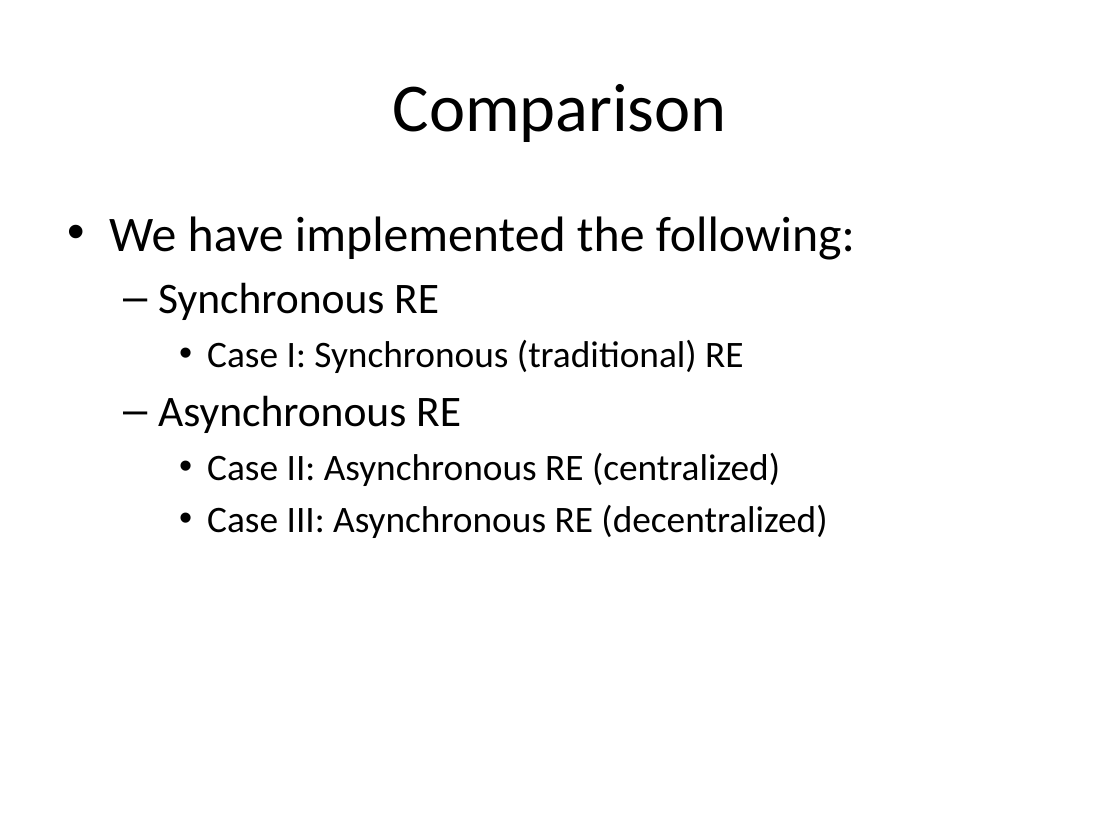
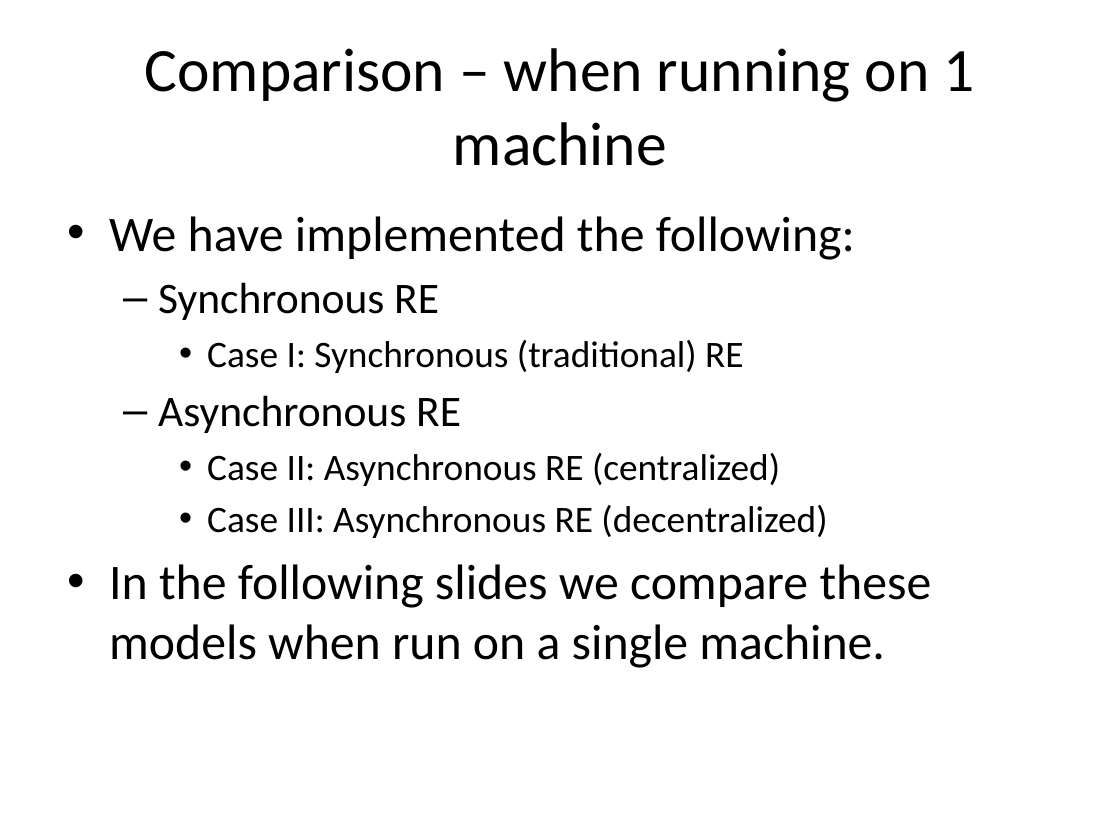
Before and after one commit to saga-project/saga-cpp-legacy-projects, a slide deck: slide 15 of papers/async-re/data/RE.pptx. Drawn at 1120x840 pixels with LibreOffice and Linux fonts; fonts in the diff are those of the drawing. Boxes give left, top, right and bottom in pixels: in the first picture for what was removed or moved away, otherwise in the second. Text is boxed around its words. In the diff, an @@ line names an element or a change of style, - is before the commit and + after.

```diff
--- a/papers/async-re/data/RE.pptx
+++ b/papers/async-re/data/RE.pptx
@@ title at <box>145,48,974,166</box>: text changed; size 44 to 39.6 pt @@
-Comparison
+Comparison – when running on 1 machine
@@ text at <box>109,564,932,668</box>: paragraph added @@
+• In the following slides we compare these models when run on a single machine.
```
Also in this commit, not shown: 8 other slides changed, 4 slides added, 1 slide removed, 3 other files.
